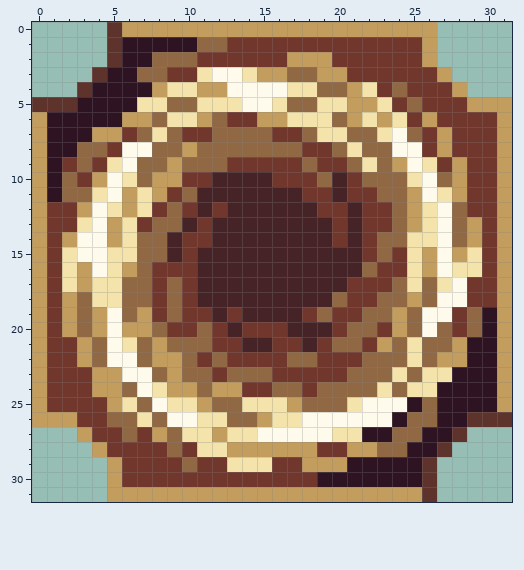
A pixel-art file gets an edit: UI/EnergyIcon.aseprite. The first picture shows the starting point.
32x32 pixels, 1 frame.
And afterwards:
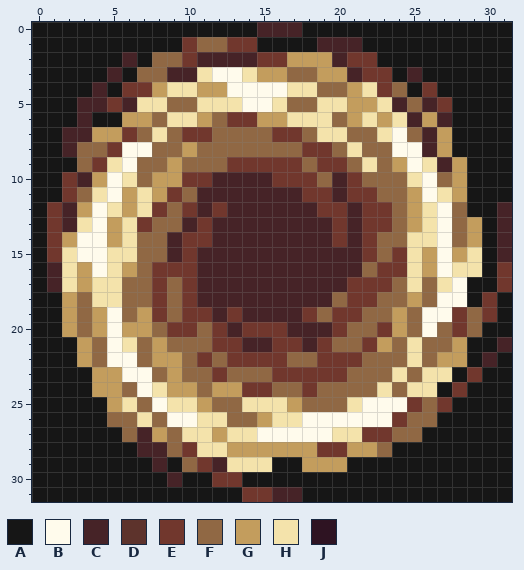
Palette (. is transparent): A #161616  B #fffbec  C #462327  D #5d332c  E #71372d  F #906844  G #c39d5d  H #f4e3ab  J #2e1322
Difference:
layer "bg" now shown
layer "gem" now hidden
y 0: x 0..31 .....DGGGGGGGGGGGGGGGGGGGGG..... -> AAAAAAAAAAAAAAACCCAAAAAAAAAAAAAA
y 1: x 0..10 .....DJJJJJ -> AAAAAAAAAAE; x 15..31 EEEEEEEEEEEG..... -> AAAACCCAAAAAAAAAA
y 2: x 0..7 .....DJJ -> AAAAAACA; x 10..14 FEEEE -> ECCCC; x 20 E -> C; x 23..31 EEEG..... -> AAAAAAAAA
y 3: x 0..6 ....DJJ -> AAAAACA; x 9..10 EE -> CC; x 21 E -> C; x 24..31 EEEG.... -> ACAAAAAA
y 4: x 0..7 ...DJJJJ -> AAAACAEE; x 25 E -> A; x 27..31 EG... -> AAAAA
y 5: x 0..6 DDDJJJJ -> AAACCEC; x 24 E -> C; x 26 E -> C; x 28..31 EGGG -> AAAA
y 6: x 0..5 GJJJJJ -> AAACAA; x 25 E -> C; x 27..31 EEEEG -> CAAAA
y 7: x 0..3 GJJJ -> AACC; x 26 E -> C; x 28..31 EEEG -> AAAA
y 8: x 0..2 GJJ -> AAC; x 26 E -> C; x 28..31 EEEG -> AAAA
y 9: x 0..2 GJE -> AAA; x 27 E -> C; x 29..31 EEG -> AAA
y 10: x 0..3 GJFE -> AAEC; x 29..31 EEG -> AAA
y 11: x 0..2 GJF -> AAE; x 29..31 EEG -> AAA
y 12: x 0 G -> A; x 2 E -> C; x 29..31 EEG -> AAC
y 13: x 0 G -> A; x 2 E -> C; x 30..31 EG -> AC
y 14..15: x 0 G -> A; x 30..31 EG -> AC
y 16: x 0..1 GE -> AC; x 30..31 EG -> AE
y 17: x 0..1 GE -> AC; x 29..31 EEG -> AAE
y 18: x 0..1 GE -> AA; x 29 E -> A; x 31 G -> A
y 19: x 0..1 GE -> AA; x 30..31 JG -> EA
y 20: x 0..1 GE -> AA; x 30..31 JG -> AA
y 21: x 0..2 GEE -> AAA; x 29..31 JJG -> AAC
y 22: x 0..2 GEE -> AAA; x 29..31 JJG -> ACA
y 23: x 0..3 GEEE -> AAAA; x 28..31 JJJG -> AEAA
y 24: x 0..3 GEEE -> AAAA; x 27..31 JJJJG -> AEAAA
y 25: x 0..4 GEEEE -> AAAAA; x 25 J -> E; x 27..31 JJJJG -> EAAAA
y 26: x 0..4 GGGEE -> AAAAA; x 24 J -> E; x 27..31 JJDDD -> AAAAA
y 27: x 0..5 ...GEE -> AAAAAA; x 7 E -> C; x 22..23 JJ -> EE; x 26..31 JJD... -> AAAAAA
y 28: x 0..8 ....GEEEE -> AAAAAAACC; x 24..31 FJJD.... -> AAAAAAAA
y 29: x 0..9 .....GEEEE -> AAAAAAAACA; x 12 E -> C; x 16..17 EE -> AA; x 21..31 JJJJJD..... -> AAAAAAAAAAA
y 30: x 0..11 .....GEEEEEE -> AAAAAAAAACAA; x 14..31 EEEEEJJJJJJJD..... -> AAAAAAAAAAAAAAAAAA
y 31: x 0..31 .....GGGGGGGGGGGGGGGGGGGGGD..... -> AAAAAAAAAAAAAAEECCAAAAAAAAAAAAAA
Pixel boxes of the changes (left, top, right, bottom) in both pictures:
changed: (32, 22, 512, 502)
